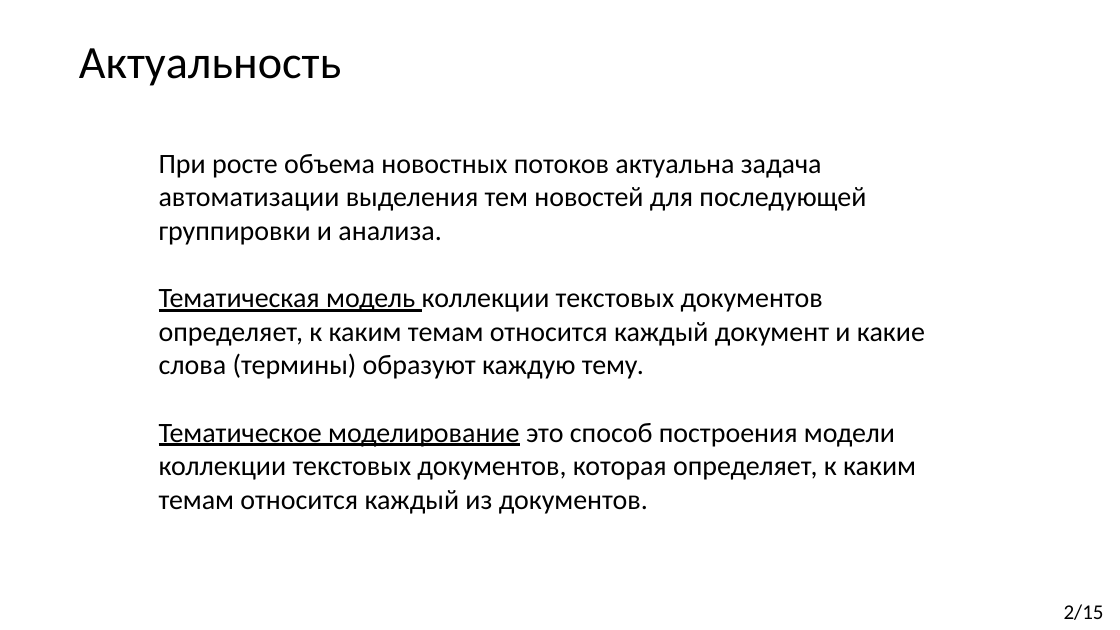
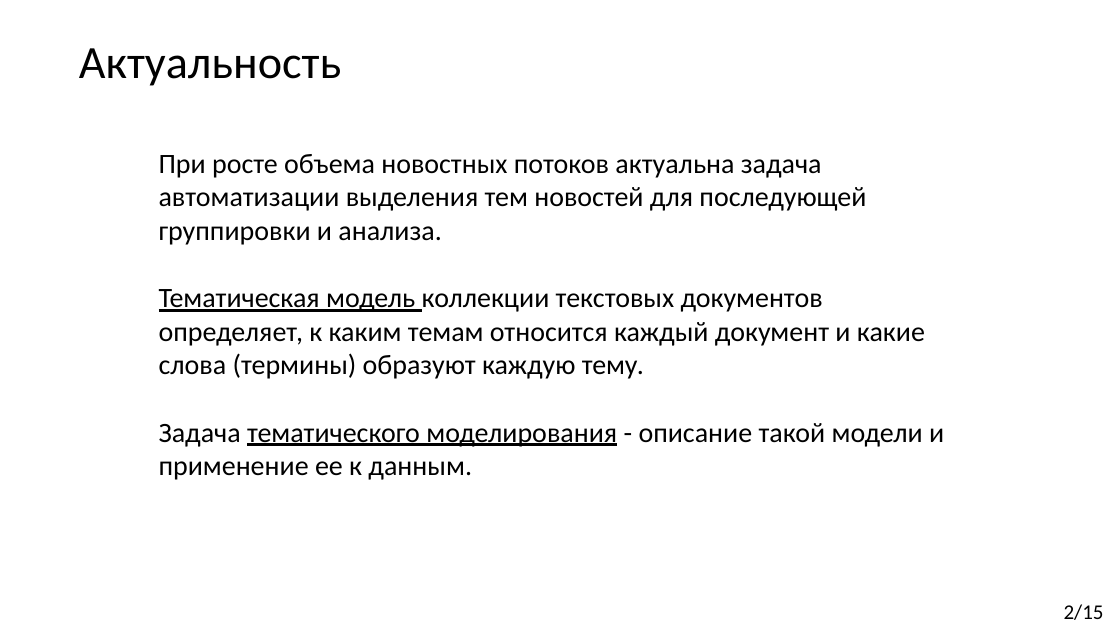
Before and after one commit to Kirmark/bachelor-qualification-work, a slide deck: slide 2 of presentation/presentation.pptx. Drawn at 1120x630 pixels with LibreOffice and Linux fonts; fonts in the diff are those of the drawing. Boxes give left, top, right and bottom in pixels: in the first picture for what was removed or moved away, otherwise in the second. Text is boxed around its words. In the diff, an @@ line names an element or a change of style, - is before the commit and + after.

```diff
--- a/presentation/presentation.pptx
+++ b/presentation/presentation.pptx
@@ text at [159,423,944,480]: text changed @@
-Тематическое моделирование это способ построения модели коллекции текстовых документов, которая определяет, к каким темам относится каждый из документов.
+Задача тематического моделирования - описание такой модели и применение ее к данным.
```
Also in this commit, not shown: 1 other file.
